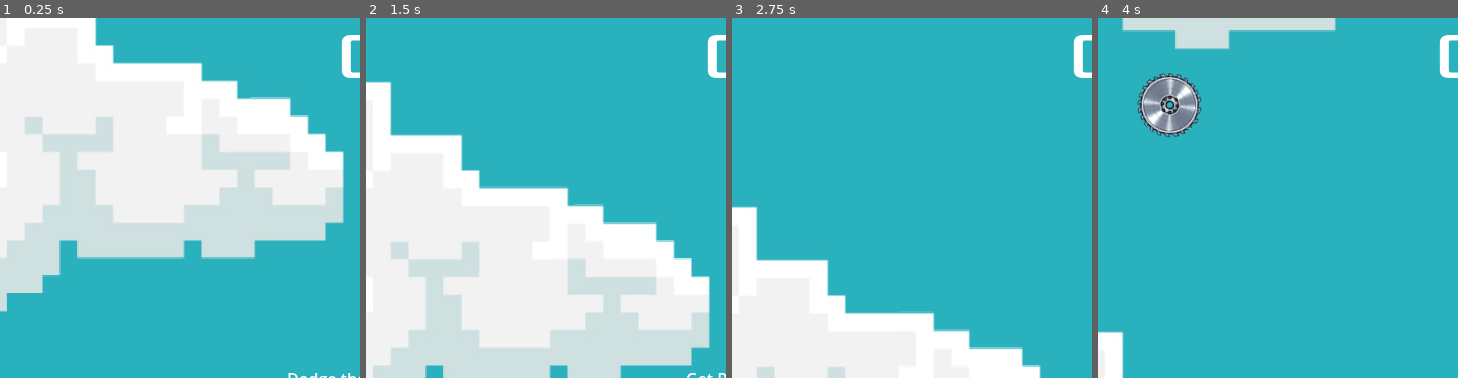
Above: before the commit, frames 1-4 (left to right).
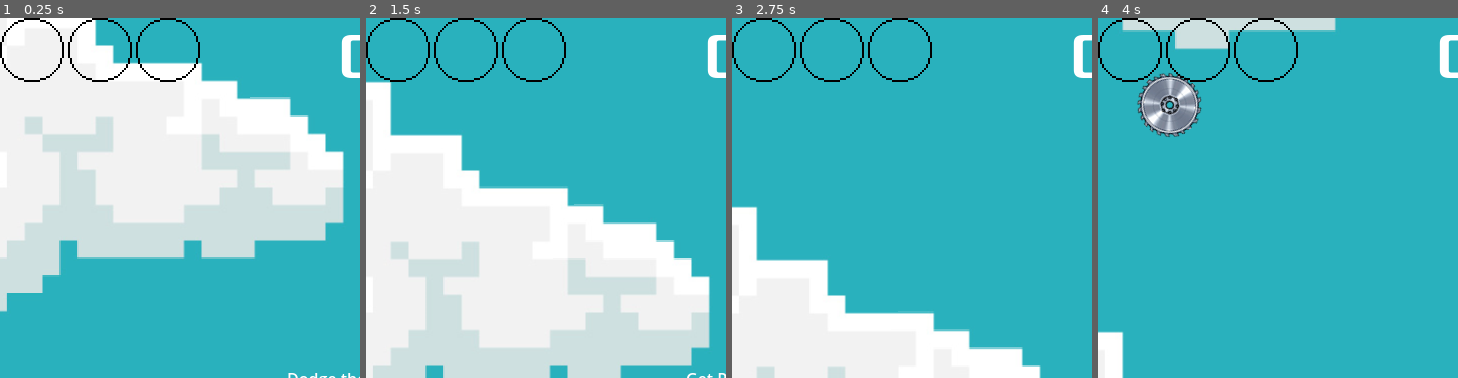
Above: after the commit, the same moments.

Repository: Turik556/First2D
Game: Godot game, scene res://Scenes/game.tscn
The game is run twice, just before and just after one commit, with the same random seed, the same clock (stepped at 60 frames per second) and the same inputs.
Inputs:
- Up to frame 1 (0.25 s): no input
- Up to frame 2 (1.5 s): click "Start" at 0.5 s; hold D (move_right) from 1.28 s (still down)
- Up to frame 3 (2.75 s): release D (move_right) at 2.03 s; hold S (move_down) from 2.03 s (still down)
- Up to frame 4 (4 s): release S (move_down) at 2.78 s; hold D (move_right) 2.78-3.53 s; hold W (move_up) from 3.53 s (still down)
The pictures show only the part of the screen within x 0-50%, y 0-50%; the shares and areas given below are measured in that part.

The runs differ from the first frame. In frame 1, 0.8% of the frame differs, in the area x 0-56%, y 0-18%; in frame 2, 0.8%; in frame 3, 0.8%; in frame 4, 0.8%.

Commit message:
add sircle bar sprite

Diff:
--- a/Scenes/icon_box.gd
+++ b/Scenes/icon_box.gd
@@ -10,15 +10,19 @@
 func _process(delta: float) -> void:
 	pass
 func set_icon(value):
-	$TextureRect.texture = value
+	$TextureProgressBar/TextureRect.texture = value
 	pass
 
 func is_icon_set() -> bool:
-	if $TextureRect.texture != null:
+	if $TextureProgressBar/TextureRect.texture != null:
 		return true
 	else:
 		return false
 	pass
 
 func get_icon() -> Texture:
-	return $TextureRect.texture
+	return $TextureProgressBar/TextureRect.texture
+
+func set_max_value(max):
+	$TextureProgressBar.max_value = max
+	pass
--- a/Scenes/icon_box.tscn
+++ b/Scenes/icon_box.tscn
@@ -1,11 +1,25 @@
-[gd_scene load_steps=2 format=3 uid="uid://bgum4q86tsiip"]
+[gd_scene load_steps=4 format=3 uid="uid://bgum4q86tsiip"]
 
 [ext_resource type="Script" path="res://Scenes/icon_box.gd" id="1_ivnl6"]
+[ext_resource type="Texture2D" uid="uid://d31b25vjd78iu" path="res://art/items/icons/circle.png" id="2_l4oit"]
+[ext_resource type="Texture2D" uid="uid://bfmn1lxxnwsrj" path="res://art/items/icons/circle_R.png" id="3_gt05a"]
 
 [node name="Icon_box" type="BoxContainer"]
 offset_right = 48.0
 offset_bottom = 48.0
 script = ExtResource("1_ivnl6")
 
-[node name="TextureRect" type="TextureRect" parent="."]
+[node name="TextureProgressBar" type="TextureProgressBar" parent="."]
 layout_mode = 2
+max_value = 2.0
+value = 2.0
+fill_mode = 4
+texture_under = ExtResource("3_gt05a")
+texture_progress = ExtResource("2_l4oit")
+
+[node name="TextureRect" type="TextureRect" parent="TextureProgressBar"]
+layout_mode = 2
+offset_left = 8.0
+offset_top = 8.0
+offset_right = 8.0
+offset_bottom = 56.0
Binary file added: art/items/icons/circle.png
Not shown, added: art/items/icons/circle.png.import
Binary file added: art/items/icons/circle_R.png
Not shown, added: art/items/icons/circle_R.png.import
Binary file added: art/temp/Border_0.png
Not shown, added: art/temp/Border_0.png.import
Binary file added: art/temp/Border_full.png
Not shown, added: art/temp/Border_full.png.import
Binary file added: art/temp/border.png
Not shown, added: art/temp/border.png.import
Binary file added: art/temp/border0.png
Not shown, added: art/temp/border0.png.import
(and 2 more such lines)
